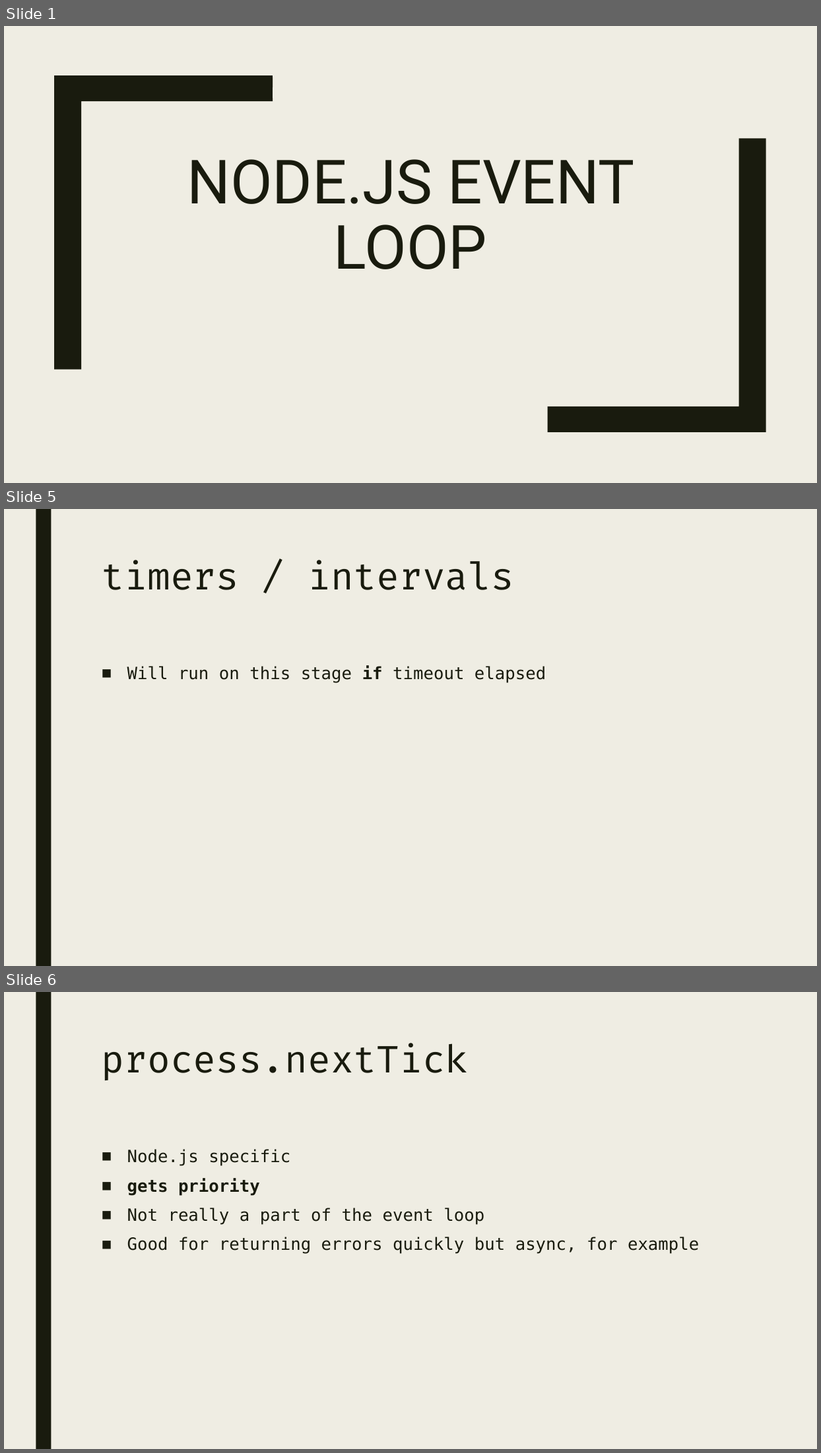
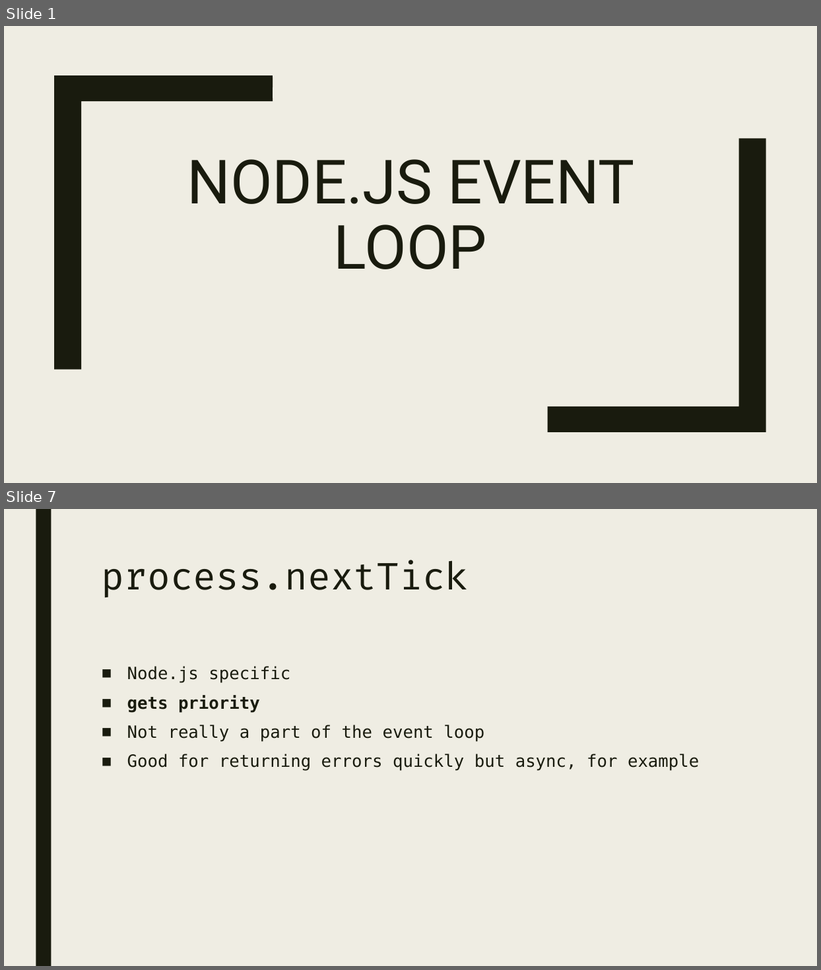
Before and after one commit to nabriski/lectures, a slide deck: event-loop/prez.pptx. Shown one above the other, each under a label of ours: slides 1, 5 and 6 before the commit, slides 1 and 7 after it; the slides between them are not shown. The pictures are 821x1453 and 821x970 pixels, drawn with LibreOffice and Linux fonts; fonts in the diff are those of the drawing. Boxes give left, top, right and bottom in pixels: in the first picture for what was removed or moved away, otherwise in the second. Text is boxed around its words. In the diff, an @@ line names an element or a change of style, - is before the commit and + after.

```diff
--- a/event-loop/prez.pptx
+++ b/event-loop/prez.pptx
@@ slide 5 removed at (4,509,817,966), background #EFEDE3; not listed: 1 template element that a slide beside it also shows @@
@@ title removed at (102,560,514,590) @@
-timers / intervals
@@ text removed at (127,666,546,683) @@
-■ Will run on this stage if timeout elapsed
@@ what was slide 6 is now slide 7 @@
```
Also in this commit, not shown: 2 slides changed, 5 slides added, 2 other slides removed, 3 other files.
